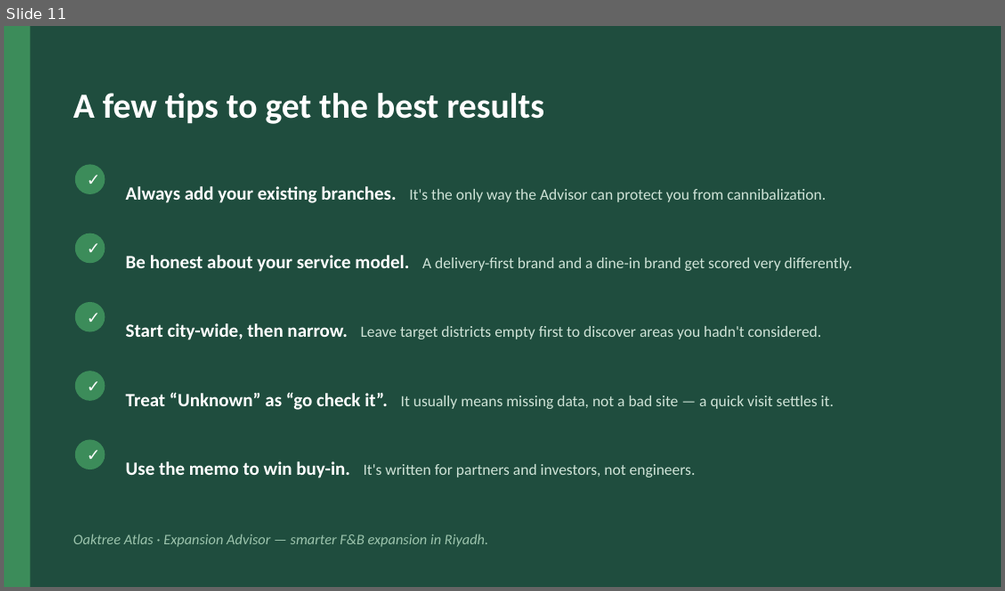
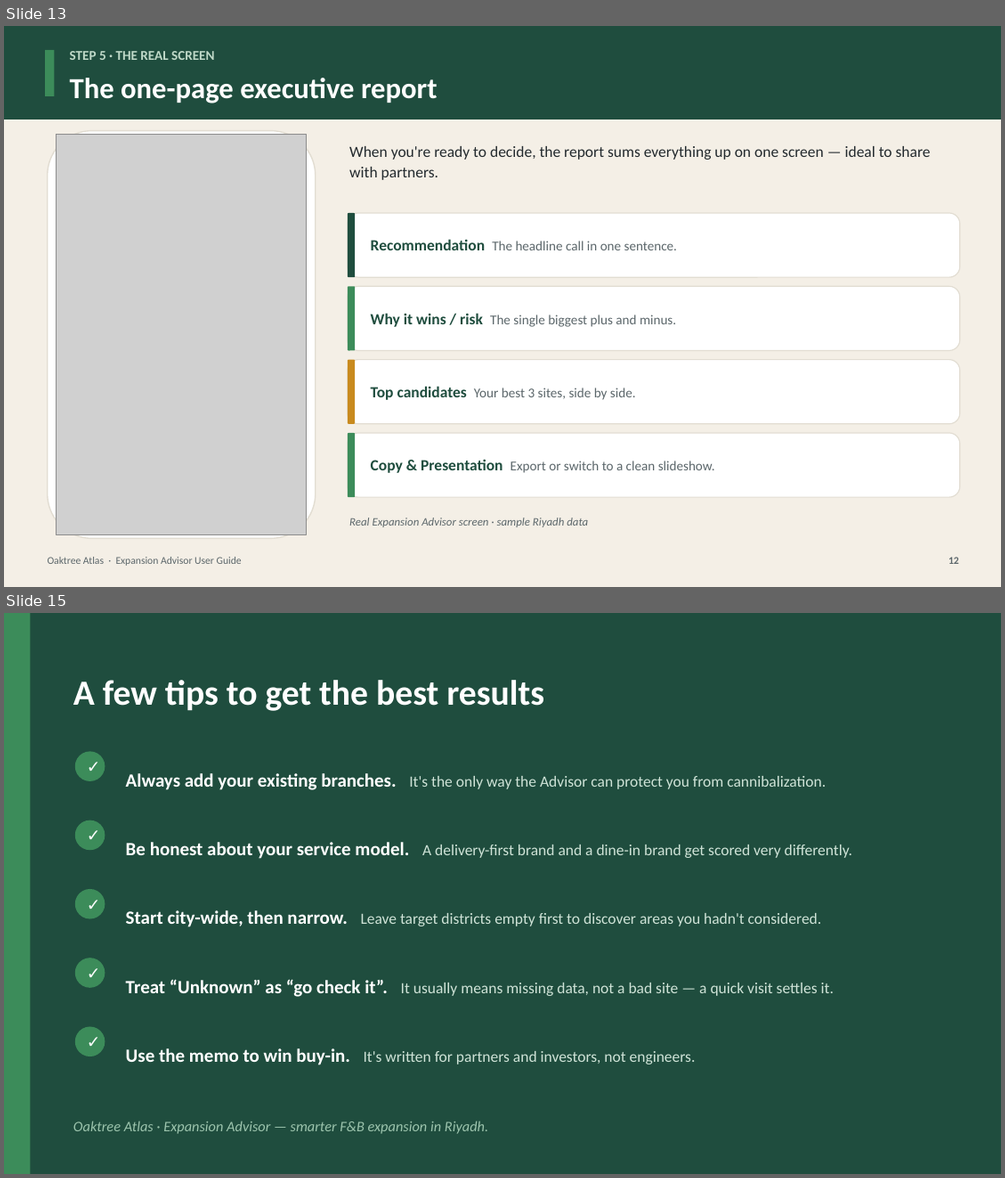
Before and after one commit to hummodi6991/Oaktree-AI-Estimator, a slide deck: docs/Expansion-Advisor-User-Guide.pptx. Shown one above the other, each under a label of ours: slide 11 before the commit, slides 13 and 15 after it; the slides between them are not shown. The pictures are 1005x591 and 1005x1178 pixels, drawn with LibreOffice and Linux fonts; fonts in the diff are those of the drawing; grey boxes stand for pictures. Boxes give left, top, right and bottom in pixels: in the first picture for what was removed or moved away, otherwise in the second. Text is boxed around its words. In the diff, an @@ line names an element or a change of style, - is before the commit and + after.

```diff
--- a/docs/Expansion-Advisor-User-Guide.pptx
+++ b/docs/Expansion-Advisor-User-Guide.pptx
@@ slide 13 added at (x1=4, y1=26, x2=1001, y2=587), background #FFFFFF @@
@@ rectangle added at (x1=4, y1=26, x2=1001, y2=587), fill #F4EFE6 @@
@@ rectangle added at (x1=4, y1=26, x2=1001, y2=119), fill #1F4D3E @@
@@ rectangle added at (x1=45, y1=50, x2=54, y2=96), fill #3C8C5A @@
@@ text added at (x1=70, y1=51, x2=214, y2=60), 13 pt, text #BFD9C8, bold @@
+STEP 5 · THE REAL SCREEN
@@ text added at (x1=70, y1=78, x2=437, y2=103), 28 pt, text #FFFFFF, bold @@
+The one-page executive report
@@ rounded rectangle added at (x1=48, y1=131, x2=316, y2=539), fill #FFFFFF, outline #E2DDD2 1.2 pt @@
@@ picture added at (x1=57, y1=135, x2=306, y2=534) @@
@@ text added at (x1=349, y1=146, x2=930, y2=180), 15 pt, text #232A2E @@
+When you're ready to decide, the report sums everything up on one screen — ideal to share with partners.
@@ rounded rectangle added at (x1=348, y1=213, x2=960, y2=277), fill #FFFFFF, outline #E2DDD2 1 pt @@
@@ rounded rectangle added at (x1=348, y1=213, x2=355, y2=277), fill #1F4D3E @@
@@ text added at (x1=371, y1=239, x2=677, y2=250), 13 pt, text #5C676B @@
+Recommendation The headline call in one sentence.
@@ rounded rectangle added at (x1=348, y1=286, x2=960, y2=351), fill #FFFFFF, outline #E2DDD2 1 pt @@
@@ rounded rectangle added at (x1=348, y1=286, x2=355, y2=351), fill #3C8C5A @@
@@ text added at (x1=371, y1=313, x2=676, y2=327), 13 pt, text #5C676B @@
+Why it wins / risk The single biggest plus and minus.
@@ rounded rectangle added at (x1=348, y1=360, x2=960, y2=424), fill #FFFFFF, outline #E2DDD2 1 pt @@
@@ rounded rectangle added at (x1=348, y1=360, x2=355, y2=424), fill #C88A1E @@
@@ text added at (x1=371, y1=386, x2=636, y2=400), 13 pt, text #5C676B @@
+Top candidates Your best 3 sites, side by side.
@@ rounded rectangle added at (x1=348, y1=433, x2=960, y2=497), fill #FFFFFF, outline #E2DDD2 1 pt @@
@@ rounded rectangle added at (x1=348, y1=433, x2=355, y2=497), fill #3C8C5A @@
@@ text added at (x1=371, y1=459, x2=715, y2=473), 13 pt, text #5C676B @@
+Copy & Presentation Export or switch to a clean slideshow.
@@ text added at (x1=349, y1=517, x2=588, y2=527), 11 pt, text #5C676B, italic @@
+Real Expansion Advisor screen · sample Riyadh data
@@ text added at (x1=48, y1=556, x2=242, y2=565), 10 pt, text #5C676B @@
+Oaktree Atlas · Expansion Advisor User Guide
@@ text added at (x1=948, y1=556, x2=959, y2=564), 10 pt, text #5C676B, bold @@
+12
@@ what was slide 11 is now slide 15 @@
```
Also in this commit, not shown: 6 slides changed, 3 other slides added, 11 other files.
